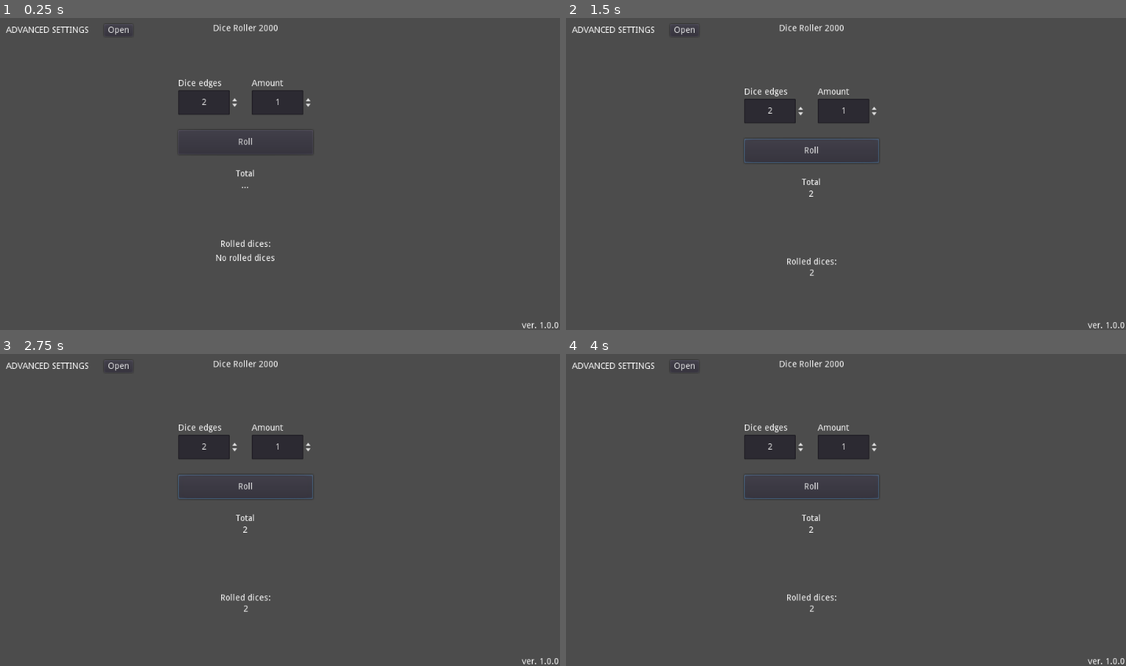
Above: before the commit, frames 1-4 (two rows, left to right).
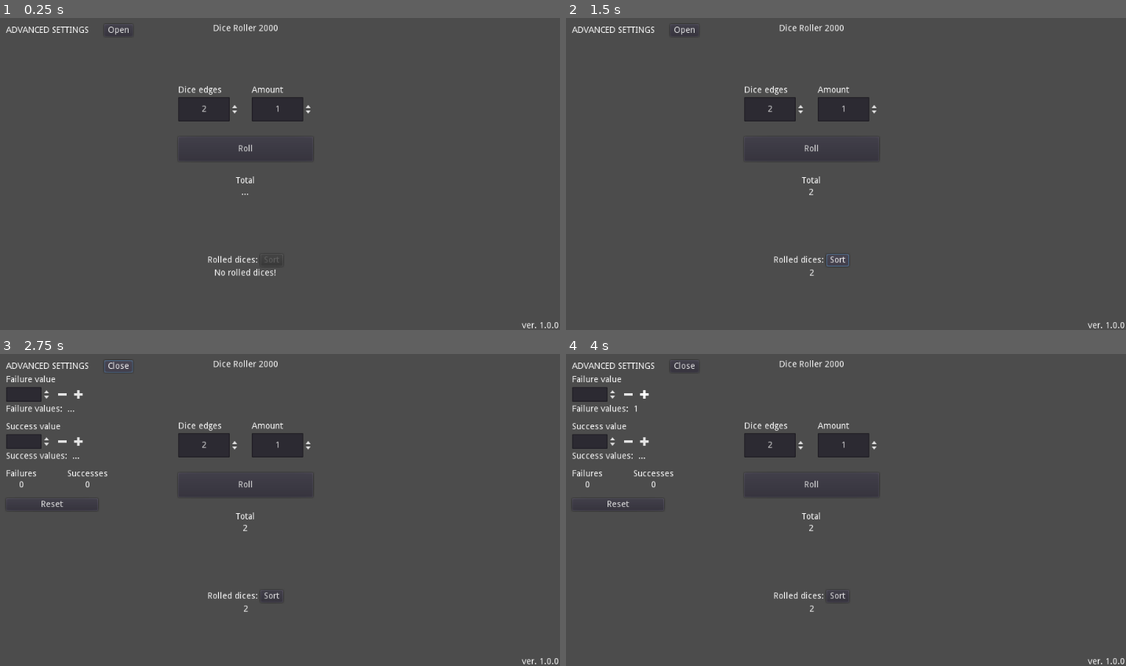
Above: after the commit, the same moments.

Repository: TheAspen/Dice_Roller_2000
Game: Godot game, scene res://Main.tscn
Two runs of this game, one before a commit and one after it. Both use one fixed random seed, a clock stepped at 60 frames per second and the inputs below.
Inputs (mouse positions are in pixels of both pictures, inside the frame that each line leads up to):
- Up to frame 1 (0.25 s): no input
- Up to frame 2 (1.5 s): click "Roll" at 0.5 s; click (840, 261) at 1.25 s, where only the run after the commit has a clickable "Sort"
- Up to frame 3 (2.75 s): click "Open" at 2 s
- Up to frame 4 (4 s): click (627, 394) at 2.77 s; click (644, 394) at 3.52 s

The runs differ from the first frame. In frame 1, 1.6% of the frame differs, in the area x 31-56%, y 19-83%; in frame 2, 0.8%; in frame 3, 2.2%, in the area x 1-56%, y 2-80%; in frame 4, 2.1%.

Commit message:
Sort function, colors etc.

Diff:
--- a/Common/MainScene.tscn
+++ /dev/null
@@ -1,51 +0,0 @@
-[gd_scene load_steps=2 format=2]
-
-[ext_resource path="res://Common/MainScene_Script.gd" type="Script" id=1]
-
-[node name="Base_MainNode" type="MarginContainer"]
-anchor_right = 1.0
-anchor_bottom = 1.0
-script = ExtResource( 1 )
-
-[node name="HBox1" type="HBoxContainer" parent="."]
-margin_right = 1024.0
-margin_bottom = 600.0
-
-[node name="VBox1_1" type="VBoxContainer" parent="HBox1"]
-margin_right = 36.0
-margin_bottom = 600.0
-
-[node name="RollDice_Button" type="Button" parent="HBox1/VBox1_1"]
-margin_right = 36.0
-margin_bottom = 20.0
-text = "Roll"
-
-[node name="DiceRollResult" type="RichTextLabel" parent="HBox1/VBox1_1"]
-margin_top = 24.0
-margin_right = 36.0
-margin_bottom = 24.0
-text = "testi
-"
-
-[node name="VBox1_2" type="VBoxContainer" parent="HBox1"]
-margin_left = 40.0
-margin_right = 81.0
-margin_bottom = 600.0
-
-[node name="DiceMenu" type="PopupMenu" parent="HBox1/VBox1_2"]
-margin_left = -40.0
-margin_right = 984.0
-margin_bottom = 600.0
-mouse_default_cursor_shape = 2
-custom_constants/vseparation = 10
-items = [ "D4", null, 1, false, false, -1, 0, null, "", false, "D6", null, 1, false, false, -1, 0, null, "", false, "D8", null, 1, false, false, -1, 0, null, "", false, "D10", null, 1, false, false, -1, 0, null, "", false, "D12", null, 1, false, false, -1, 0, null, "", false, "D20", null, 1, false, false, -1, 0, null, "", false ]
-hide_on_checkable_item_selection = false
-
-[node name="ShowDice" type="Button" parent="HBox1/VBox1_2"]
-margin_right = 41.0
-margin_bottom = 20.0
-text = "Dice"
-
-[connection signal="pressed" from="HBox1/VBox1_1/RollDice_Button" to="." method="_on_RollDice_Button_pressed"]
-[connection signal="id_pressed" from="HBox1/VBox1_2/DiceMenu" to="." method="_on_PopupMenu_id_pressed"]
-[connection signal="pressed" from="HBox1/VBox1_2/ShowDice" to="." method="_on_ShowDice_pressed"]
--- a/Common/MainScene_Script.gd
+++ /dev/null
@@ -1,58 +0,0 @@
-extends Control
-
-
-var CurrentDie = null
-
-func _ready():
-	get_node("DiceMenu").popup()
-	pass
-
-#Rolling button:
-func _on_RollDice_Button_pressed():
-	if(CurrentDie == null):
-		print("No die seleceted!")
-	Roll_Die()
-	pass
-
-#Activated when die is selected from dice menu.
-func _on_PopupMenu_id_pressed(ID):
-	var DiceMenu = get_node("DiceMenu")
-
-	#If clicked item is already checked, uncheck it:
-	if(DiceMenu.is_item_checked(ID)):
-		DiceMenu.set_item_checked(ID,false)
-		return
-
-	#Uncheck every other items, expect ID item:
-	for i in range(DiceMenu.get_item_count()):
-		if( i == ID):
-			continue
-		DiceMenu.set_item_checked(i,false)
-
-	#Check item:
-	DiceMenu.set_item_checked(ID,true)
-
-	CurrentDie = DiceMenu.get_item_text(ID)
-
-	pass
-
-func Roll_Die():
-	var result = null
-	match CurrentDie:
-		"D4":
-			result = rand_range(1,5)
-			pass
-		"D6":
-			result = rand_range(1,7)
-			pass
-		"D8":
-			result = rand_range(1,8)
-			pass
-	result = int(result)
-	get_node("DiceRollResult").text = str(result)
-
-	pass
-
-func _on_ShowDice_pressed():
-	get_node("DiceMenu").popup()
-	pass # Replace with function body.
--- a/Main.tscn
+++ b/Main.tscn
@@ -1,8 +1,12 @@
-[gd_scene load_steps=4 format=2]
+[gd_scene load_steps=8 format=2]
 
 [ext_resource path="res://MainScript.gd" type="Script" id=1]
+[ext_resource path="res://assets/addButton_pressed.png" type="Texture" id=2]
+[ext_resource path="res://assets/deleteButton_pressed.png" type="Texture" id=3]
 [ext_resource path="res://assets/addButton.png" type="Texture" id=4]
 [ext_resource path="res://assets/deleteButton.png" type="Texture" id=5]
+[ext_resource path="res://assets/addButton_normal.png" type="Texture" id=6]
+[ext_resource path="res://assets/deleteButton_normal.png" type="Texture" id=7]
 
 [node name="Main" type="MarginContainer"]
 anchor_right = 1.0
@@ -52,23 +56,23 @@
 [node name="OptionalSettings" type="VBoxContainer" parent="App/OptionalSettingsMain"]
 visible = false
 margin_top = 25.0
-margin_right = 207.0
+margin_right = 782.0
 margin_bottom = 246.0
 custom_constants/separation = 15
 
 [node name="FailureSettings" type="VBoxContainer" parent="App/OptionalSettingsMain/OptionalSettings"]
-margin_right = 207.0
+margin_right = 782.0
 margin_bottom = 62.0
 custom_constants/separation = 5
 
 [node name="FailureText" type="Label" parent="App/OptionalSettingsMain/OptionalSettings/FailureSettings"]
-margin_right = 207.0
+margin_right = 782.0
 margin_bottom = 14.0
 text = "Failure value"
 
 [node name="HBoxContainer" type="HBoxContainer" parent="App/OptionalSettingsMain/OptionalSettings/FailureSettings"]
 margin_top = 19.0
-margin_right = 207.0
+margin_right = 782.0
 margin_bottom = 43.0
 custom_constants/separation = 10
 
@@ -88,7 +92,9 @@
 mouse_default_cursor_shape = 2
 size_flags_horizontal = 4
 size_flags_vertical = 4
-texture_normal = ExtResource( 5 )
+texture_normal = ExtResource( 7 )
+texture_pressed = ExtResource( 3 )
+texture_hover = ExtResource( 5 )
 
 [node name="AddButtonFailure" type="TextureButton" parent="App/OptionalSettingsMain/OptionalSettings/FailureSettings/HBoxContainer"]
 margin_left = 110.0
@@ -98,11 +104,13 @@
 mouse_default_cursor_shape = 2
 size_flags_horizontal = 4
 size_flags_vertical = 4
-texture_normal = ExtResource( 4 )
+texture_normal = ExtResource( 6 )
+texture_pressed = ExtResource( 2 )
+texture_hover = ExtResource( 4 )
 
 [node name="HBoxContainer2" type="HBoxContainer" parent="App/OptionalSettingsMain/OptionalSettings/FailureSettings"]
 margin_top = 48.0
-margin_right = 207.0
+margin_right = 782.0
 margin_bottom = 62.0
 
 [node name="Label" type="Label" parent="App/OptionalSettingsMain/OptionalSettings/FailureSettings/HBoxContainer2"]
@@ -119,18 +127,18 @@
 
 [node name="SuccessSettings" type="VBoxContainer" parent="App/OptionalSettingsMain/OptionalSettings"]
 margin_top = 77.0
-margin_right = 207.0
+margin_right = 782.0
 margin_bottom = 139.0
 custom_constants/separation = 5
 
 [node name="SuccessText" type="Label" parent="App/OptionalSettingsMain/OptionalSettings/SuccessSettings"]
-margin_right = 207.0
+margin_right = 782.0
 margin_bottom = 14.0
 text = "Success value"
 
 [node name="HBoxContainer2" type="HBoxContainer" parent="App/OptionalSettingsMain/OptionalSettings/SuccessSettings"]
 margin_top = 19.0
-margin_right = 207.0
+margin_right = 782.0
 margin_bottom = 43.0
 custom_constants/separation = 10
 
@@ -150,7 +158,9 @@
 mouse_default_cursor_shape = 2
 size_flags_horizontal = 4
 size_flags_vertical = 4
-texture_normal = ExtResource( 5 )
+texture_normal = ExtResource( 7 )
+texture_pressed = ExtResource( 3 )
+texture_hover = ExtResource( 5 )
 
 [node name="AddButtonSuccess" type="TextureButton" parent="App/OptionalSettingsMain/OptionalSettings/SuccessSettings/HBoxContainer2"]
 margin_left = 110.0
@@ -160,11 +170,13 @@
 mouse_default_cursor_shape = 2
 size_flags_horizontal = 4
 size_flags_vertical = 4
-texture_normal = ExtResource( 4 )
+texture_normal = ExtResource( 6 )
+texture_pressed = ExtResource( 2 )
+texture_hover = ExtResource( 4 )
 
 [node name="HBoxContainer" type="HBoxContainer" parent="App/OptionalSettingsMain/OptionalSettings/SuccessSettings"]
 margin_top = 48.0
-margin_right = 207.0
+margin_right = 782.0
 margin_bottom = 62.0
 
 [node name="Label2" type="Label" parent="App/OptionalSettingsMain/OptionalSettings/SuccessSettings/HBoxContainer"]
@@ -181,7 +193,7 @@
 
 [node name="OptionalResultHBox" type="HBoxContainer" parent="App/OptionalSettingsMain/OptionalSettings"]
 margin_top = 154.0
-margin_right = 207.0
+margin_right = 782.0
 margin_bottom = 186.0
 custom_constants/separation = 50
 
@@ -204,17 +216,17 @@
 
 [node name="SuccessVBox" type="VBoxContainer" parent="App/OptionalSettingsMain/OptionalSettings/OptionalResultHBox"]
 margin_left = 100.0
-margin_right = 151.0
+margin_right = 166.0
 margin_bottom = 32.0
 
 [node name="SuccessResultText" type="Label" parent="App/OptionalSettingsMain/OptionalSettings/OptionalResultHBox/SuccessVBox"]
-margin_right = 51.0
-margin_bottom = 14.0
-text = "Success"
+margin_right = 66.0
+margin_bottom = 14.0
+text = "Successes"
 
 [node name="SuccessResultValue" type="Label" parent="App/OptionalSettingsMain/OptionalSettings/OptionalResultHBox/SuccessVBox"]
 margin_top = 18.0
-margin_right = 51.0
+margin_right = 66.0
 margin_bottom = 32.0
 text = "..."
 align = 1
@@ -234,15 +246,18 @@
 margin_top = 100.0
 margin_right = 902.0
 margin_bottom = 600.0
+mouse_filter = 2
 
 [node name="HBoxContainer" type="HBoxContainer" parent="App/VBoxContainer"]
 margin_right = 782.0
-margin_bottom = 349.0
+margin_bottom = 372.0
+mouse_filter = 2
 size_flags_vertical = 3
 
 [node name="VBoxContainer" type="VBoxContainer" parent="App/VBoxContainer/HBoxContainer"]
 margin_right = 782.0
-margin_bottom = 349.0
+margin_bottom = 372.0
+mouse_filter = 2
 size_flags_horizontal = 3
 
 [node name="Label" type="Label" parent="App/VBoxContainer/HBoxContainer/VBoxContainer"]
@@ -256,16 +271,16 @@
 [node name="CenterContainer" type="CenterContainer" parent="App/VBoxContainer/HBoxContainer/VBoxContainer"]
 margin_top = 18.0
 margin_right = 782.0
-margin_bottom = 349.0
+margin_bottom = 372.0
 mouse_filter = 2
 size_flags_horizontal = 3
 size_flags_vertical = 3
 
 [node name="Container" type="VBoxContainer" parent="App/VBoxContainer/HBoxContainer/VBoxContainer/CenterContainer"]
 margin_left = 281.0
-margin_top = 72.0
+margin_top = 83.0
 margin_right = 501.0
-margin_bottom = 259.0
+margin_bottom = 270.0
 custom_constants/separation = 25
 
 [node name="HBoxContainer" type="HBoxContainer" parent="App/VBoxContainer/HBoxContainer/VBoxContainer/CenterContainer/Container"]
@@ -360,20 +375,36 @@
 valign = 1
 
 [node name="RolledDicesArray" type="VBoxContainer" parent="App/VBoxContainer"]
-margin_top = 353.0
+margin_top = 376.0
 margin_right = 782.0
 margin_bottom = 500.0
 grow_vertical = 2
 alignment = 2
 
-[node name="RolledDices" type="Label" parent="App/VBoxContainer/RolledDicesArray"]
-margin_right = 782.0
-margin_bottom = 14.0
+[node name="HBoxContainer" type="HBoxContainer" parent="App/VBoxContainer/RolledDicesArray"]
+margin_right = 782.0
+margin_bottom = 20.0
+alignment = 1
+
+[node name="RolledDices" type="Label" parent="App/VBoxContainer/RolledDicesArray/HBoxContainer"]
+margin_left = 329.0
+margin_top = 3.0
+margin_right = 411.0
+margin_bottom = 17.0
 text = "Rolled dices:"
 align = 1
 valign = 1
 
+[node name="SortButton" type="Button" parent="App/VBoxContainer/RolledDicesArray/HBoxContainer"]
+margin_left = 415.0
+margin_right = 452.0
+margin_bottom = 20.0
+focus_mode = 0
+disabled = true
+text = "Sort"
+
 [node name="RollsTable" type="Label" parent="App/VBoxContainer/RolledDicesArray"]
+visible = false
 margin_top = 18.0
 margin_right = 782.0
 margin_bottom = 43.0
@@ -386,9 +417,9 @@
 autowrap = true
 
 [node name="ScrollContainer" type="ScrollContainer" parent="App/VBoxContainer/RolledDicesArray"]
-margin_top = 47.0
-margin_right = 782.0
-margin_bottom = 147.0
+margin_top = 24.0
+margin_right = 782.0
+margin_bottom = 124.0
 rect_min_size = Vector2( 400, 100 )
 mouse_filter = 2
 size_flags_horizontal = 3
@@ -416,3 +447,4 @@
 [connection signal="pressed" from="App/OptionalSettingsMain/OptionalSettings/SuccessSettings/HBoxContainer2/AddButtonSuccess" to="." method="_on_AddButtonSuccess_pressed"]
 [connection signal="pressed" from="App/OptionalSettingsMain/OptionalSettings/ClearOptionalValues" to="." method="_on_ClearOptionalValues_pressed"]
 [connection signal="pressed" from="App/VBoxContainer/HBoxContainer/VBoxContainer/CenterContainer/Container/Roll" to="." method="_on_Roll_pressed"]
+[connection signal="pressed" from="App/VBoxContainer/RolledDicesArray/HBoxContainer/SortButton" to="." method="_on_SortButton_pressed"]
--- a/MainScript.gd
+++ b/MainScript.gd
@@ -8,6 +8,7 @@
 var totalFailures = 0
 var totalSuccess = 0
 var settingsOpened = false
+var sorter = null
 
 onready var resultGrid = $App/VBoxContainer/RolledDicesArray/ScrollContainer/GridContainer
 onready var resultLabel = $App/VBoxContainer/HBoxContainer/VBoxContainer/CenterContainer/Container/Results/Result
@@ -18,12 +19,23 @@
 onready var amountSpinBox =  $App/VBoxContainer/HBoxContainer/VBoxContainer/CenterContainer/Container/HBoxContainer/Options/AmountSettings/Amount
 onready var failureValuesArray = $App/OptionalSettingsMain/OptionalSettings/FailureSettings/HBoxContainer2/FailureValuesArray
 onready var successValuesArray = $App/OptionalSettingsMain/OptionalSettings/SuccessSettings/HBoxContainer/SuccessValuesArray
-
-
+onready var sortButton = $App/VBoxContainer/RolledDicesArray/HBoxContainer/SortButton
+
+class CustomSorter:
+	static func customSorter(a, b):
+			if(a > b):
+				return false
+			if(a < b ):
+				return true
+			return 0
 
 func _ready():
 	total = 0
 	roller.randomize()
+	var defaultGridText = Label.new()
+	defaultGridText.text = "No rolled dices!"
+	resultGrid.add_child(defaultGridText)
+	sorter = CustomSorter.new()
 	pass
 
 func _rolldice(dice, amount):
@@ -44,27 +56,42 @@
 		resultGrid.remove_child(i)
 		i.queue_free()
 	resultLabel.text = "..."
-	rollsTable.text = "Rolling..."
 	failureResultValue.text = "..."
 	successResultValue.text = "..."
 	totalFailures = 0
 	totalSuccess = 0
 	allowRoll = false
+	sortButton.disabled = true
+	sortButton.mouse_default_cursor_shape = Control.CURSOR_ARROW
+	sortButton.focus_mode = Control.FOCUS_NONE
+
+func _setRollingTextToGrid():
+	var gridText = Label.new()
+	gridText.text = "Rolling..."
+	resultGrid.add_child(gridText)
+
+func _setColorToResult(node: Label, i: int):
+	if(node.has_color_override("font_color")):
+		node.add_color_override("font_color", Color(1,1,1))
+	if(failureValues.has(results[i])):
+		node.add_color_override("font_color", Color(1,0,0))
+		return
+	if(successValues.has(results[i])):
+		node.add_color_override("font_color", Color(0,1,0))
+		return
 
 
 func _on_Roll_pressed():
 	if(allowRoll == false):
 		return
 	_clearAll()
+	_setRollingTextToGrid()
 	yield(get_tree().create_timer(0.5), "timeout")
 	var dice = int(diceSpinBox.value)
 	var amount = int(amountSpinBox.value)
-
 	var result = _rolldice(dice, amount)
-
-	rollsTable.text = ""
 	resultLabel.text = var2str(result)
-	rollsTable.hide()
+
 	for i in range(results.size()):
 		var node = Label.new()
 		# Old implementation for result table
@@ -72,7 +99,18 @@
 		# 	$RolledDicesArray/RollsTable.text = var2str(results[i])
 		# 	continue
 		# $RolledDicesArray/RollsTable.text = $RolledDicesArray/RollsTable.text + ", " + var2str(results[i])
+
+		# Replace the rolling text with the first result value
+		# Prevent flicker effect
+		if(i == 0):
+			var defaultText = resultGrid.get_child(0)
+			defaultText.replace_by(node)
+			defaultText.queue_free()
+			node.text = var2str(results[i])
+			_setColorToResult(node,i)
+			continue
 		node.text = var2str(results[i])
+		_setColorToResult(node,i)
 		resultGrid.add_child(node)
 
 	_checkFailures()
@@ -80,6 +118,9 @@
 	failureResultValue.text = var2str(totalFailures)
 	successResultValue.text = var2str(totalSuccess)
 	allowRoll = true
+	sortButton.disabled = false
+	sortButton.mouse_default_cursor_shape = Control.CURSOR_POINTING_HAND
+	sortButton.focus_mode = Control.FOCUS_ALL
 	pass
 
 
@@ -196,3 +237,15 @@
 	$App/OptionalSettingsMain/OptionalSettings.show()
 	$App/OptionalSettingsMain/HBoxContainer/OpenSettings.text = "Close"
 	pass
+
+
+func _on_SortButton_pressed():
+	var children = resultGrid.get_children()
+	# var array = []
+	# for i in children.size():
+	# 	array.push_back(children[i].text)
+	results.sort_custom(sorter,"customSorter")
+	for i in children.size():
+		children[i].text = var2str(results[i])
+		_setColorToResult(children[i], i)
+	pass
Binary file added: assets/addButton_normal.png
Not shown, added: assets/addButton_normal.png.import
Binary file added: assets/addButton_pressed.png
Not shown, added: assets/addButton_pressed.png.import
Binary file added: assets/deleteButton_normal.png
Not shown, added: assets/deleteButton_normal.png.import
Binary file added: assets/deleteButton_pressed.png
Not shown, added: assets/deleteButton_pressed.png.import
